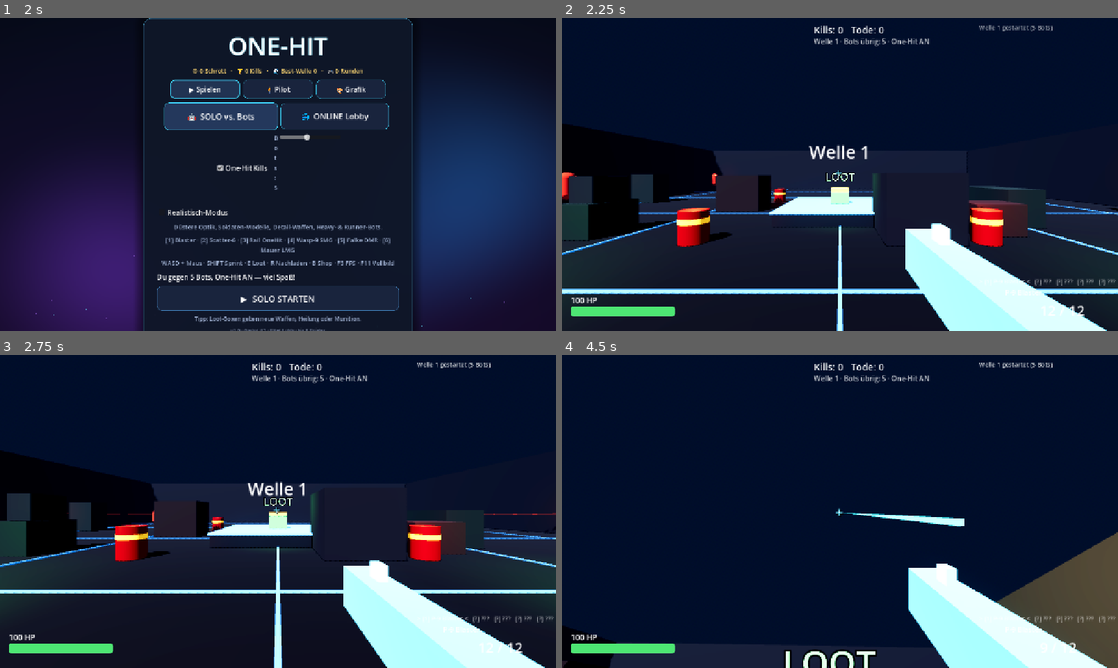
Above: before the commit, frames 1-4 (two rows, left to right).
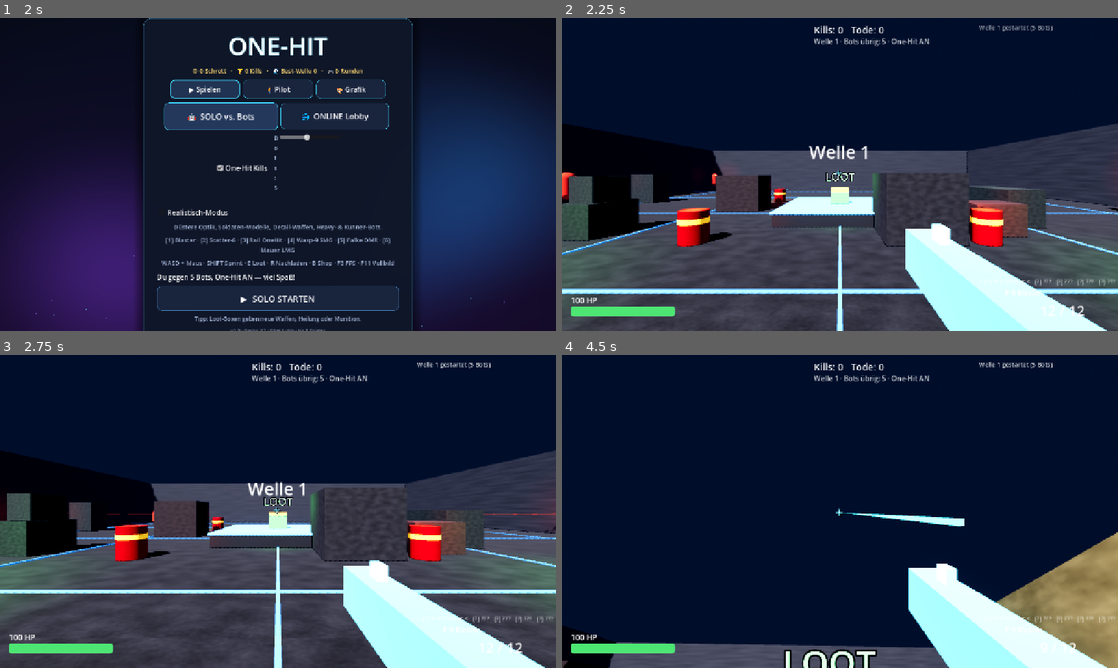
Above: after the commit, the same moments.

Repository: letward/one-hit
Game: Godot game, scene res://scenes/main.tscn
The game is run twice, just before and just after one commit, with the same random seed, the same clock (stepped at 60 frames per second) and the same inputs.
Inputs (mouse positions are in pixels of both pictures, inside the frame that each line leads up to):
- Up to frame 1 (2 s): click "🤖 SOLO vs. Bots" at 0.5 s; click "🤖 SOLO vs. Bots" at 1.25 s
- Up to frame 2 (2.25 s): click "▶ SOLO STARTEN" at 2 s
- Up to frame 3 (2.75 s): no input
- Up to frame 4 (4.5 s): move the mouse to (867, 511) at 2.77 s; hold Right mouse button (aim) 2.78-3.53 s; hold W (move_forward) from 2.78 s (still down); click (867, 511) at 2.92 s; tap Space (jump) at 3.02, 3.77 s; move the mouse to (812, 511) at 3.52 s; click (812, 511) at 3.6 s; move the mouse to (851, 505) at 4.27 s; hold E (interact) from 4.28 s (still down); click (851, 505) at 4.42 s

Frame 1 is identical in both runs. In frame 2, 43% of the frame differs, in the area x 0-100%, y 33-100%; in frame 3, 45%, in the area x 0-100%, y 30-100%; in frame 4, 8.5%.

Commit message:
feat: PBR textures, ultra FX (SSAO/SSR/SDFGI/volumetric), film grain

Diff:
--- a/scripts/bot.gd
+++ b/scripts/bot.gd
@@ -153,9 +153,14 @@
 	_eye.add_child(_eye_light)
 
 
+func _bright(c: Color) -> Color:
+	# Textur ist mittelgrau -> Tönung aufhellen für echte Zielfarbe
+	return Color(minf(c.r * 1.9, 1.0), minf(c.g * 1.9, 1.0), minf(c.b * 1.9, 1.0))
+
+
 func _build_soldier(palette: Dictionary) -> void:
-	var uni := _solid(palette["uni"], 0.9)
-	var dark := _solid(palette["dark"], 0.85)
+	var uni := TexFactory.mat("fabric", _bright(palette["uni"]), 2.0, 0.0, 0.95)
+	var dark := TexFactory.mat("fabric", _bright(palette["dark"]), 2.0, 0.0, 0.95)
 	var helm := _solid(palette["helmet"], 0.8)
 	var metal := _solid(Color(0.1, 0.1, 0.12), 0.4, 0.7)
 	_mat = uni
--- a/scripts/explosive_barrel.gd
+++ b/scripts/explosive_barrel.gd
@@ -36,10 +36,7 @@
 	cm.height = 1.1
 	_mesh.mesh = cm
 	_mesh.position = Vector3(0, 0.55, 0)
-	_mat = StandardMaterial3D.new()
-	_mat.albedo_color = Color(0.7, 0.12, 0.1)
-	_mat.metallic = 0.3
-	_mat.roughness = 0.5
+	_mat = TexFactory.mat("metal", Color(1.5, 0.28, 0.24), 2.0, 0.3, 0.5)
 	_mat.emission_enabled = true
 	_mat.emission = Color(0.7, 0.1, 0.08)
 	_mat.emission_energy_multiplier = 0.3
--- a/scripts/game.gd
+++ b/scripts/game.gd
@@ -108,6 +108,13 @@
 	e.adjustment_brightness = 0.95 if real else 1.05
 	e.adjustment_contrast = 1.15 if real else 1.08
 	e.adjustment_saturation = 0.85 if real else 1.0
+	if GameConfig.realistic and GameConfig.ultra:
+		# High-End: GI, AO, Reflexionen, volumetrischer Nebel
+		e.ssao_enabled = true
+		e.ssr_enabled = true
+		e.sdfgi_enabled = true
+		e.volumetric_fog_enabled = true
+		e.volumetric_fog_density = 0.015
 	env.environment = e
 	add_child(env)
 	var sun := DirectionalLight3D.new()
@@ -120,6 +127,9 @@
 		sun.light_color = Color(1.0, 0.9, 0.8)
 		sun.light_energy = 1.1
 	sun.shadow_enabled = GameConfig.shadows
+	if GameConfig.realistic and GameConfig.ultra:
+		sun.directional_shadow_mode = DirectionalLight3D.SHADOW_PARALLEL_4_SPLITS
+		sun.shadow_blur = 1.5
 	add_child(sun)
 	var fill := OmniLight3D.new()
 	fill.position = Vector3(0, 12, 0)
@@ -138,6 +148,10 @@
 		m.emission = emission
 		m.emission_energy_multiplier = e_energy
 	return m
+
+
+func _pbr(tint: Color, kind: String, uv: float, metallic: float = 0.0, rough: float = 0.9) -> StandardMaterial3D:
+	return TexFactory.mat(kind, tint, uv, metallic, rough)
 
 
 func _add_box(pos: Vector3, size: Vector3, mat: Material, col: bool = true) -> StaticBody3D:
@@ -162,9 +176,9 @@
 
 
 func _build_arena() -> void:
-	# Boden
+	# Boden: Asphalt-PBR
 	_add_box(Vector3(0, -0.5, 0), Vector3(ARENA_HALF * 2 + 4, 1, ARENA_HALF * 2 + 4),
-		_mat(Color(0.09, 0.11, 0.16)))
+		_pbr(Color(0.55, 0.57, 0.62), "ground", 14.0))
 	# Boden-Raster (dünne leuchtende Streifen für Orientierung)
 	for i in range(-2, 3):
 		var f: float = float(i) * 8.0
@@ -172,8 +186,8 @@
 			_mat(Color(0.2, 0.5, 0.8), Color(0.2, 0.5, 0.9), 0.8), false)
 		_add_box(Vector3(0, 0.02, f), Vector3(ARENA_HALF * 2, 0.04, 0.08),
 			_mat(Color(0.2, 0.5, 0.8), Color(0.2, 0.5, 0.9), 0.8), false)
-	# Wände
-	var wall_mat := _mat(Color(0.13, 0.15, 0.22))
+	# Wände: Beton-PBR
+	var wall_mat := _pbr(Color(0.62, 0.64, 0.70), "concrete", 4.0)
 	var trim_mat := _mat(Color(0.1, 0.3, 0.5), Color(0.2, 0.6, 1.0), 1.2)
 	var H := ARENA_HALF
 	_add_box(Vector3(0, 3, -H - 0.5), Vector3(H * 2 + 2, 6, 1), wall_mat)
@@ -185,15 +199,15 @@
 	_add_box(Vector3(0, 5.6, H + 0.4), Vector3(H * 2 + 2, 0.15, 0.15), trim_mat, false)
 	# Cover-Boxen (deterministisch aus Seed; realistisch = dunkler)
 	var cover_mats := [
-		_mat(Color(0.16, 0.18, 0.26)),
-		_mat(Color(0.2, 0.16, 0.2)),
-		_mat(Color(0.14, 0.22, 0.24)),
+		_pbr(Color(0.55, 0.57, 0.64), "concrete", 2.0),
+		_pbr(Color(0.60, 0.52, 0.55), "concrete", 2.0),
+		_pbr(Color(0.50, 0.58, 0.58), "concrete", 2.0),
 	]
 	if GameConfig.realistic:
 		cover_mats = [
-			_mat(Color(0.10, 0.10, 0.12)),
-			_mat(Color(0.13, 0.11, 0.10)),
-			_mat(Color(0.09, 0.12, 0.12)),
+			_pbr(Color(0.38, 0.38, 0.42), "concrete", 2.0),
+			_pbr(Color(0.42, 0.36, 0.33), "concrete", 2.0),
+			_pbr(Color(0.34, 0.40, 0.40), "concrete", 2.0),
 		]
 	for i in 14:
 		var px := rng.randf_range(-H + 4, H - 4)
@@ -207,7 +221,7 @@
 		if rng.randf() < 0.35:
 			_add_box(Vector3(px, sy + 0.5, pz), Vector3(sx * 0.7, 1.0, sz * 0.7), cover_mats[(i + 1) % cover_mats.size()])
 	# Mittel-Plattform als Blickfang
-	_add_box(Vector3(0, 0.25, 0), Vector3(6, 0.5, 6), _mat(Color(0.12, 0.16, 0.24)))
+	_add_box(Vector3(0, 0.25, 0), Vector3(6, 0.5, 6), _pbr(Color(0.5, 0.52, 0.58), "concrete", 3.0))
 	_add_box(Vector3(0, 0.6, 0), Vector3(6.2, 0.08, 6.2), trim_mat, false)
 	# Spawnpunkte (Kreis + Ecken)
 	spawns.clear()
@@ -266,6 +280,7 @@
 func _build_hud() -> void:
 	hud = OHHud.new()
 	add_child(hud)
+	hud.set_realistic_fx(GameConfig.realistic)
 
 
 func _build_pause_menu() -> void:
--- a/scripts/game_config.gd
+++ b/scripts/game_config.gd
@@ -22,6 +22,7 @@
 var shadows: bool = true
 var dust: bool = true
 var realistic: bool = false
+var ultra: bool = true
 var res_idx: int = 0 # 0=720p, 1=900p, 2=1080p Full HD, 3=Nativ
 
 const RESOLUTIONS: Array[Vector2i] = [
--- a/scripts/hud.gd
+++ b/scripts/hud.gd
@@ -26,6 +26,8 @@
 var _cross_base: int = 34
 var _ch_alive: bool = true
 var _ch_ads: bool = false
+var _grain: ColorRect
+var _vig: TextureRect
 var _fps_label: Label
 var _show_fps: bool = false
 
@@ -173,6 +175,41 @@
 	_fps_label.position = Vector2(12, 8)
 	_fps_label.visible = false
 	add_child(_fps_label)
+	# Film-Look (nur Realistisch-Modus): Korn + Vignette
+	_grain = ColorRect.new()
+	_grain.set_anchors_preset(Control.PRESET_FULL_RECT)
+	_grain.mouse_filter = Control.MOUSE_FILTER_IGNORE
+	var gsh := Shader.new()
+	gsh.code = "shader_type canvas_item;\nvoid fragment() {\n\tfloat g = fract(sin(dot(UV * vec2(1920.0, 1080.0) + vec2(TIME * 60.0, -TIME * 47.0), vec2(127.1, 311.7))) * 43758.5453) - 0.5;\n\tCOLOR = vec4(vec3(0.5 + g * 0.6), 0.055);\n}\n"
+	var gmat := ShaderMaterial.new()
+	gmat.shader = gsh
+	_grain.material = gmat
+	_grain.visible = false
+	add_child(_grain)
+	_vig = TextureRect.new()
+	_vig.set_anchors_preset(Control.PRESET_FULL_RECT)
+	_vig.stretch_mode = TextureRect.STRETCH_SCALE
+	_vig.mouse_filter = Control.MOUSE_FILTER_IGNORE
+	var grad := Gradient.new()
+	grad.offsets = PackedFloat32Array([0.0, 0.55, 1.0])
+	grad.colors = PackedColorArray([Color(0, 0, 0, 0), Color(0, 0, 0, 0), Color(0, 0, 0, 0.55)])
+	var gtex := GradientTexture2D.new()
+	gtex.gradient = grad
+	gtex.width = 256
+	gtex.height = 256
+	gtex.fill = GradientTexture2D.FILL_RADIAL
+	gtex.fill_from = Vector2(0.5, 0.5)
+	gtex.fill_to = Vector2(1.0, 0.5)
+	_vig.texture = gtex
+	_vig.visible = false
+	add_child(_vig)
+
+
+func set_realistic_fx(on: bool) -> void:
+	if _grain != null:
+		_grain.visible = on
+	if _vig != null:
+		_vig.visible = on
 
 
 func _process(delta: float) -> void:
--- a/scripts/main_menu.gd
+++ b/scripts/main_menu.gd
@@ -390,6 +390,13 @@
 		GameConfig.apply_display()
 		Save.mark_dirty())
 	gfx3.add_child(vsync_c)
+	var ultra_c := CheckBox.new()
+	ultra_c.text = "Ultra-FX"
+	ultra_c.button_pressed = GameConfig.ultra
+	ultra_c.toggled.connect(func(v: bool) -> void:
+		GameConfig.ultra = v
+		Save.mark_dirty())
+	gfx3.add_child(ultra_c)
 	var hint := _dim_label("Grafik gilt ab Rundenstart · F3 zeigt FPS")
 	hint.horizontal_alignment = HORIZONTAL_ALIGNMENT_CENTER
 	p.add_child(hint)
--- a/scripts/player.gd
+++ b/scripts/player.gd
@@ -295,8 +295,8 @@
 func _build_gun_realistic() -> void:
 	var spec := _gun_spec(current)
 	var def := WeaponDefs.get_def(current)
-	var metal := _gmat(Color(0.11, 0.11, 0.13), 0.85, 0.35)
-	var poly := _gmat(Color(0.16, 0.15, 0.14), 0.0, 0.7)
+	var metal := TexFactory.mat("metal", Color(0.42, 0.42, 0.46), 2.0, 0.85, 0.4)
+	var poly := TexFactory.mat("concrete", Color(0.30, 0.29, 0.28), 1.5, 0.0, 0.8)
 	var accent: Color = def["gun_color"]
 	var aglow := _gmat(accent, 0.2, 0.4, 0.9)
 	var skin_glow := _gmat(SkinDefs.get_def(Save.skin_selected)["accent"], 0.0, 0.5, 1.5)
--- a/scripts/save_manager.gd
+++ b/scripts/save_manager.gd
@@ -67,6 +67,7 @@
 	GameConfig.shadows = bool(cfg.get_value("settings", "shadows", true))
 	GameConfig.dust = bool(cfg.get_value("settings", "dust", true))
 	GameConfig.realistic = bool(cfg.get_value("settings", "realistic", false))
+	GameConfig.ultra = bool(cfg.get_value("settings", "ultra", true))
 	GameConfig.res_idx = int(cfg.get_value("settings", "res", 0))
 	AudioManager.set_master_volume(GameConfig.volume)
 	GameConfig.apply_display()
@@ -95,6 +96,7 @@
 	cfg.set_value("settings", "shadows", GameConfig.shadows)
 	cfg.set_value("settings", "dust", GameConfig.dust)
 	cfg.set_value("settings", "realistic", GameConfig.realistic)
+	cfg.set_value("settings", "ultra", GameConfig.ultra)
 	cfg.set_value("settings", "res", GameConfig.res_idx)
 	cfg.save(PATH)
 
--- /dev/null
+++ b/scripts/texture_factory.gd
@@ -0,0 +1,108 @@
+class_name TexFactory
+extends RefCounted
+## Prozedurale PBR-Texturen (Albedo/Roughness/Normal), einmal generiert, dann cached.
+## Keine externen Assets nötig. Muster neutral-grau -> Tönung via albedo_color.
+
+static var _tex_cache: Dictionary = {}
+
+
+static func mat(kind: String, tint: Color, uv: float = 4.0, metallic: float = 0.0, rough: float = 0.9) -> StandardMaterial3D:
+	var t: Dictionary = tex(kind)
+	var m := StandardMaterial3D.new()
+	m.albedo_color = tint
+	m.albedo_texture = t["alb"]
+	m.roughness = rough
+	m.roughness_texture = t["rgh"]
+	m.metallic = metallic
+	m.normal_texture = t["nrm"]
+	m.normal_scale = 0.8
+	m.uv1_scale = Vector3(uv, uv, uv)
+	return m
+
+
+static func tex(kind: String) -> Dictionary:
+	if _tex_cache.has(kind):
+		return _tex_cache[kind]
+	var size := 256 if kind == "ground" else 128
+	var alb := Image.create(size, size, false, Image.FORMAT_RGB8)
+	var rgh := Image.create(size, size, false, Image.FORMAT_RGB8)
+	var h := PackedFloat32Array()
+	h.resize(size * size)
+	var n1 := FastNoiseLite.new()
+	n1.noise_type = FastNoiseLite.TYPE_SIMPLEX_SMOOTH
+	n1.frequency = 0.045 if kind == "ground" else 0.09
+	var n2 := FastNoiseLite.new()
+	n2.noise_type = FastNoiseLite.TYPE_SIMPLEX_SMOOTH
+	n2.frequency = 0.35
+	var n3 := FastNoiseLite.new()
+	n3.seed = 1234
+	n3.frequency = 0.9
+	for y in size:
+		for x in size:
+			var i := y * size + x
+			var base := 0.5 + 0.5 * n1.get_noise_2d(float(x), float(y))
+			var detail := 0.5 + 0.5 * n2.get_noise_2d(float(x), float(y))
+			var grain := 0.5 + 0.5 * n3.get_noise_2d(float(x), float(y))
+			var v := 0.0
+			var r := 0.85
+			match kind:
+				"ground":
+					# Asphalt: dunkel, fleckig, raue Körnung
+					v = 0.32 + base * 0.22 + (detail - 0.5) * 0.12
+					if grain > 0.93:
+						v += 0.25 # helle Steinchen
+					r = 0.9 + (detail - 0.5) * 0.15
+					h[i] = base * 0.6 + detail * 0.4
+				"concrete":
+					# Beton: mittelgrau, weiche Wolken + feine Poren
+					v = 0.52 + (base - 0.5) * 0.28 + (detail - 0.5) * 0.1
+					if grain < 0.06:
+						v -= 0.2 # Poren
+					r = 0.85 + (base - 0.5) * 0.2
+					h[i] = base * 0.7 + detail * 0.3
+				"metal":
+					# Gebürstetes Metall: horizontale Linien + Kratzer
+					var lines := 0.5 + 0.5 * sin(float(y) * 1.7 + base * 6.0)
+					v = 0.55 + (lines - 0.5) * 0.16 + (detail - 0.5) * 0.08
+					if grain > 0.96:
+						v -= 0.3 # Kratzer
+					r = 0.45 + (lines - 0.5) * 0.25
+					h[i] = lines * 0.5 + detail * 0.5
+				_: # "fabric": Stoff, feines Gewebe
+					var weave := 0.5 + 0.5 * sin(float(x) * 2.4) * sin(float(y) * 2.4)
+					v = 0.5 + (base - 0.5) * 0.22 + (weave - 0.5) * 0.1
+					r = 0.95
+					h[i] = weave * 0.4 + base * 0.6
+			var b := clampi(int(v * 255.0), 0, 255)
+			alb.set_pixel(x, y, Color8(b, b, b))
+			var rb := clampi(int(clampf(r, 0.0, 1.0) * 255.0), 0, 255)
+			rgh.set_pixel(x, y, Color8(rb, rb, rb))
+	var nrm := _normal_from_height(h, size, 1.6)
+	alb.generate_mipmaps()
+	rgh.generate_mipmaps()
+	var out := {
+		"alb": ImageTexture.create_from_image(alb),
+		"rgh": ImageTexture.create_from_image(rgh),
+		"nrm": ImageTexture.create_from_image(nrm),
+	}
+	_tex_cache[kind] = out
+	return out
+
+
+static func _normal_from_height(h: PackedFloat32Array, size: int, strength: float) -> Image:
+	var img := Image.create(size, size, false, Image.FORMAT_RGB8)
+	for y in size:
+		for x in size:
+			var xm := h[y * size + maxi(x - 1, 0)]
+			var xp := h[y * size + mini(x + 1, size - 1)]
+			var ym := h[maxi(y - 1, 0) * size + x]
+			var yp := h[mini(y + 1, size - 1) * size + x]
+			var dx := (xp - xm) * strength
+			var dy := (yp - ym) * strength
+			var inv := 1.0 / sqrt(dx * dx + dy * dy + 1.0)
+			img.set_pixel(x, y, Color8(
+				int((-dx * inv * 0.5 + 0.5) * 255.0),
+				int((-dy * inv * 0.5 + 0.5) * 255.0),
+				int((inv * 0.5 + 0.5) * 255.0)))
+	img.generate_mipmaps()
+	return img
Not shown, added: scripts/texture_factory.gd.uid
Not shown, changed: README.md
